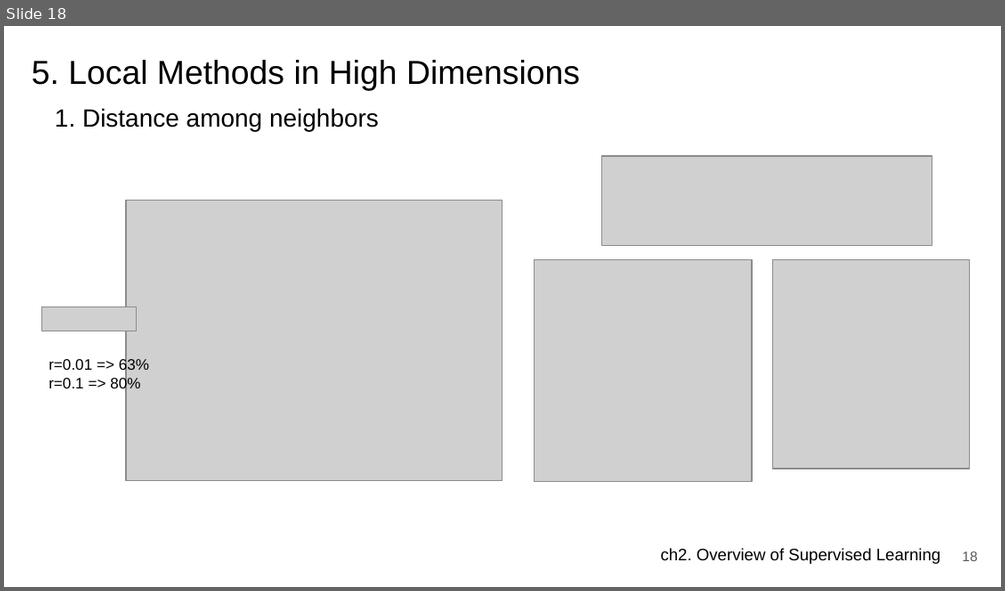
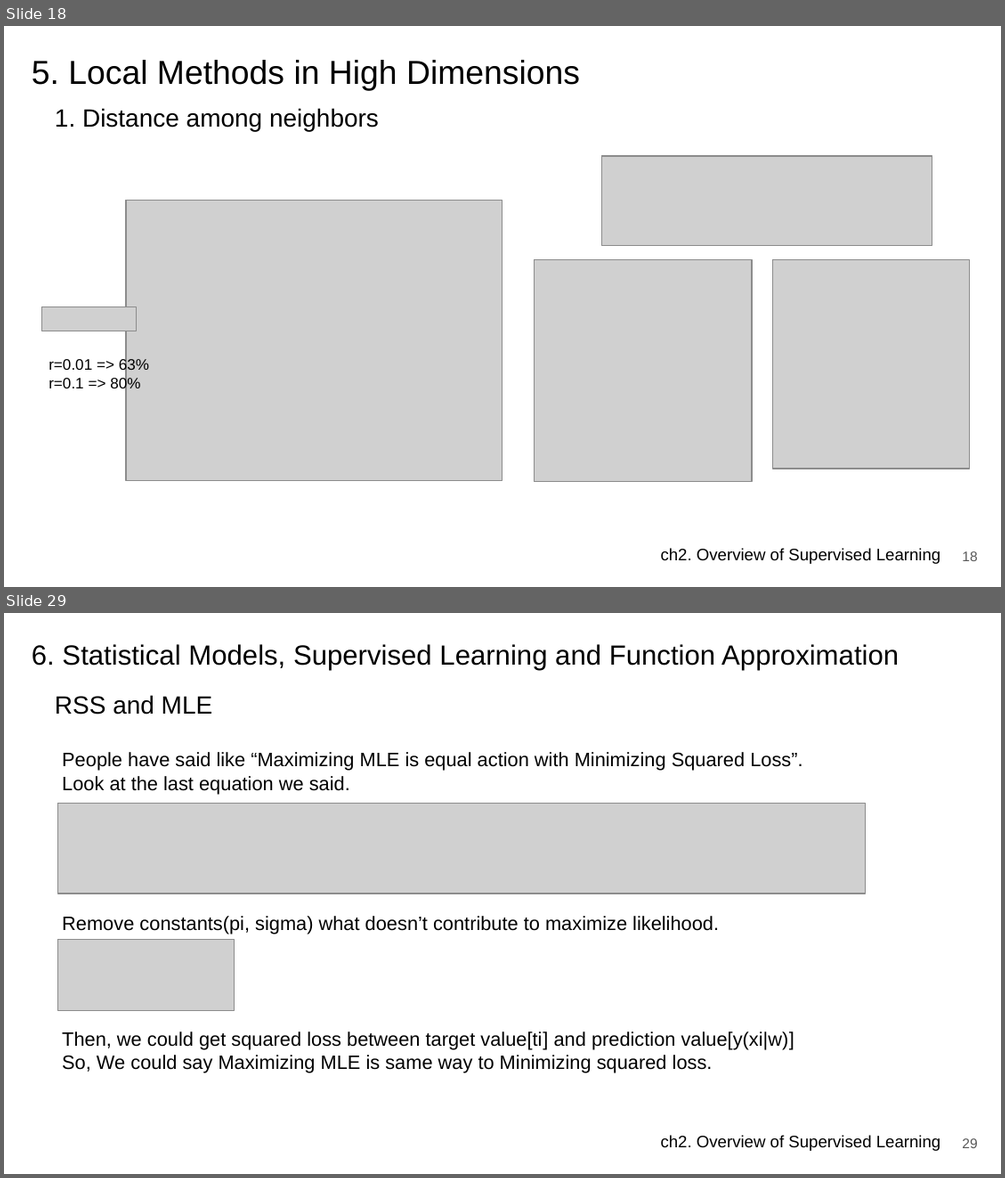
Before and after one commit to JerryKwon/ElemStatLearn-review, a slide deck: ch2. Supervised Learning/presentation/ch2. Overview of Supervised Learning.pptx. Shown one above the other, each under a label of ours: slide 18 before the commit, slides 18 and 29 after it; the slides between them are not shown. The pictures are 1005x591 and 1005x1178 pixels, drawn with LibreOffice and Linux fonts; fonts in the diff are those of the drawing; grey boxes stand for pictures. Boxes give left, top, right and bottom in pixels: in the first picture for what was removed or moved away, otherwise in the second. Text is boxed around its words. In the diff, an @@ line names an element or a change of style, - is before the commit and + after.

```diff
--- a/ch2. Supervised Learning/presentation/ch2. Overview of Supervised Learning.pptx
+++ b/ch2. Supervised Learning/presentation/ch2. Overview of Supervised Learning.pptx
@@ slide 29 added at (4,613,1001,1174), background #FFFFFF; not listed: 1 template element that a slide beside it also shows @@
@@ title added at (32,644,898,671), 20 pt, text #000000 @@
+6. Statistical Models, Supervised Learning and Function Approximation
@@ title added at (55,695,213,714), 18 pt, text #000000 @@
+RSS and MLE
@@ text added at (62,752,802,1073), 14 pt, text #000000 @@
+People have said like “Maximizing MLE is equal action with Minimizing Squared Loss”.
+Look at the last equation we said.
+Remove constants(pi, sigma) what doesn’t contribute to maximize likelihood.
+Then, we could get squared loss between target value[ti] and prediction value[y(xi|w)]
+So, We could say Maximizing MLE is same way to Minimizing squared loss.
@@ picture added at (57,803,866,894) @@
@@ picture added at (57,939,235,1010) @@
@@ page number added at (962,1138,977,1148), 10 pt, text #595959 @@
+29
```
Also in this commit, not shown: 9 slides changed, 3 other slides added, 4 slides removed.
